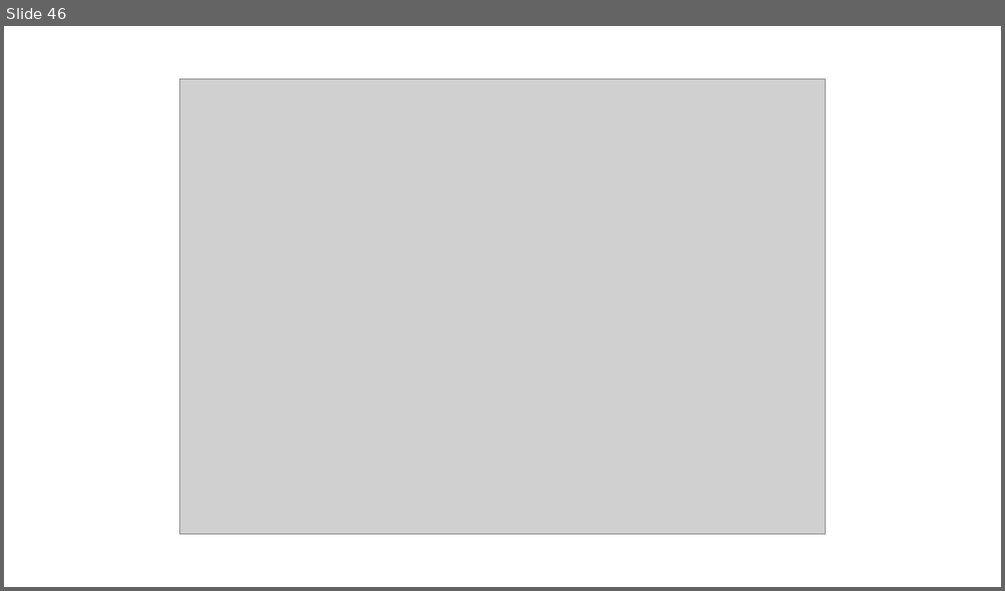
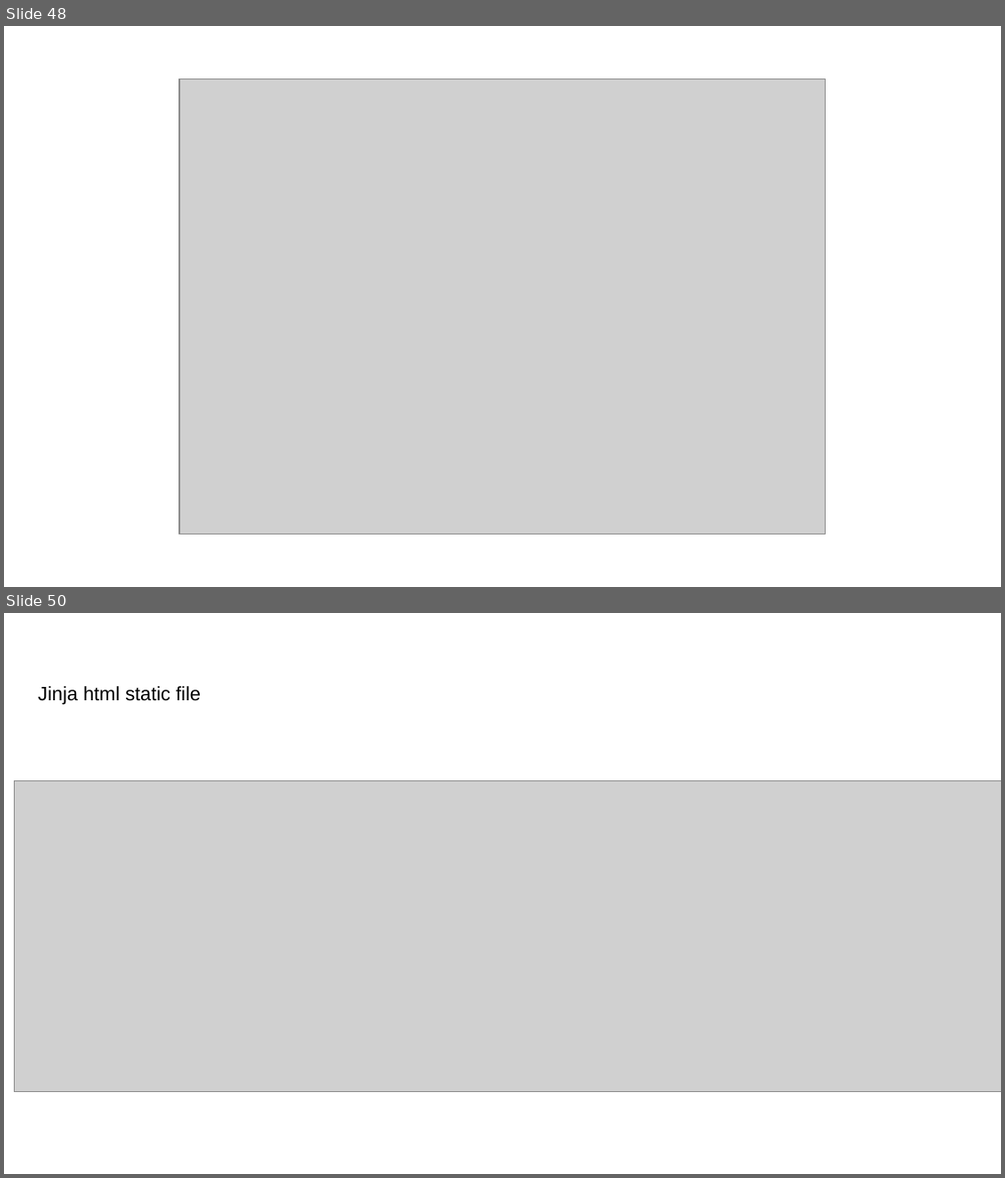
Before and after one commit to mmaleki92/python_teaching, a slide deck: web/Flask.pptx. Shown one above the other, each under a label of ours: slide 46 before the commit, slides 48 and 50 after it; the slides between them are not shown. The pictures are 1005x591 and 1005x1178 pixels, drawn with LibreOffice and Linux fonts; fonts in the diff are those of the drawing; grey boxes stand for pictures. Boxes give left, top, right and bottom in pixels: in the first picture for what was removed or moved away, otherwise in the second. Text is boxed around its words. In the diff, an @@ line names an element or a change of style, - is before the commit and + after.

```diff
--- a/web/Flask.pptx
+++ b/web/Flask.pptx
@@ slide 50 added at box(4, 613, 1001, 1174), background #FFFFFF @@
@@ text added at box(38, 686, 201, 705), 14 pt, text #000000 @@
+Jinja html static file
@@ picture added at box(14, 780, 1001, 1092) @@
@@ what was slide 46 is now slide 48 @@
```
Also in this commit, not shown: 24 slides changed, 3 other slides added.
